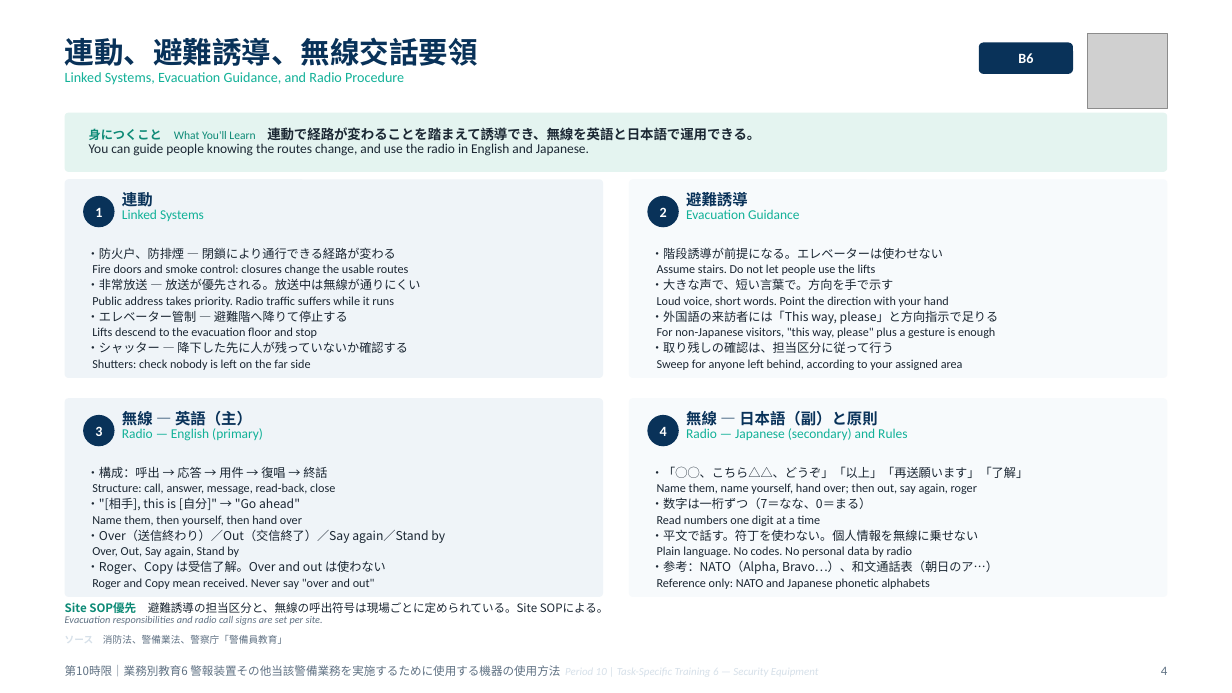
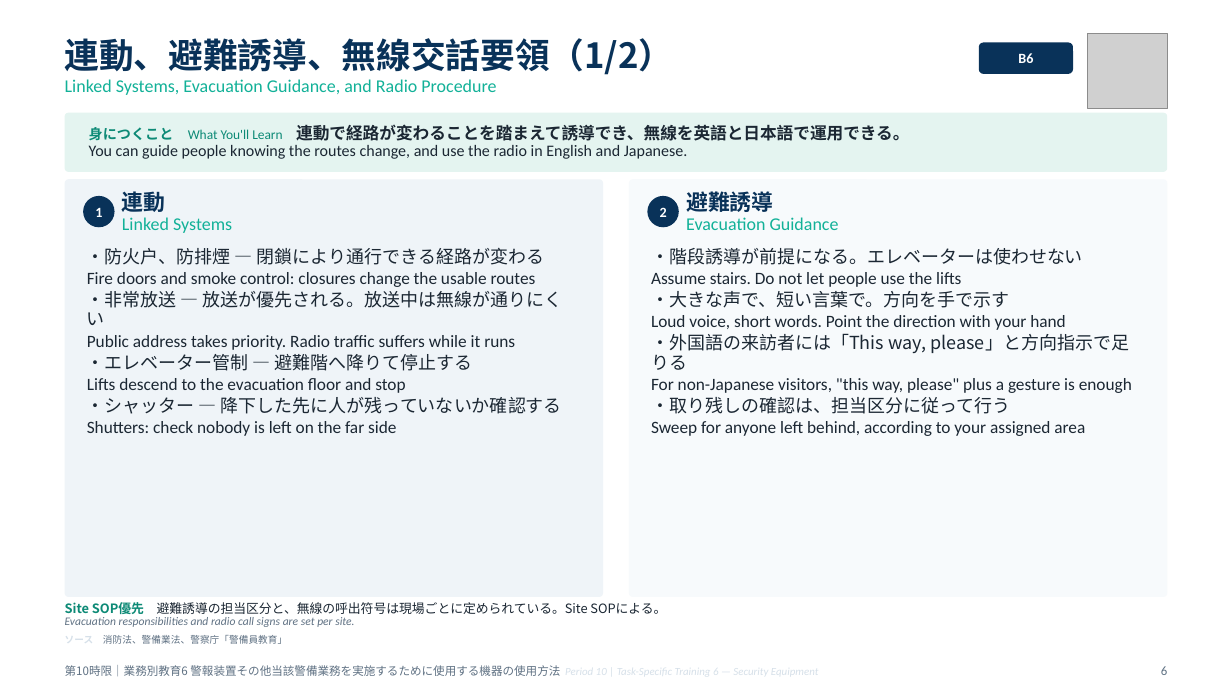
Before and after one commit to hrsmhiroshi-cpu/Training-, a slide deck: slide 6 of decks/06_10限_機器と総括.pptx (slide 4 before the commit). Drawn at 1232x693 pixels with LibreOffice and Linux fonts; fonts in the diff are those of the drawing; grey boxes stand for pictures. Boxes give left, top, right and bottom in pixels: in the first picture for what was removed or moved away, otherwise in the second. Text is boxed around its words. In the diff, an @@ line names an element or a change of style, - is before the commit and + after.

```diff
--- a/decks/06_10限_機器と総括.pptx
+++ b/decks/06_10限_機器と総括.pptx
@@ text at (x1=65, y1=38, x2=674, y2=75): text changed; size 23 to 27 pt @@
-連動、避難誘導、無線交話要領
+連動、避難誘導、無線交話要領（1/2）
@@ text at (x1=65, y1=79, x2=496, y2=95): size 11 to 14 pt in "Linked Systems, Evacuation Guidance, and Radio Procedure" @@
@@ text "身につくこと What You'll Learn 連動で経路が変わることを踏まえて誘導でき、無線を英語と日本語で運用でき ..." at (x1=89, y1=124, x2=909, y2=159): size 9.5 to 11 pt in "身につくこと"; size 9 to 10.5 pt in "What You'll Learn"; size 10.5 to 13 pt in "連動で経路が変わることを踏まえて誘導でき、無線を英語と日本語で運用できる。"; size 10.5 to 12.5 pt in "You can guide people knowing the routes ..." @@
@@ rounded rectangle resized from (x1=65, y1=179, x2=604, y2=378) to (x1=65, y1=179, x2=604, y2=597) @@
@@ rounded rectangle at (x1=65, y1=179, x2=604, y2=597): proportions changed @@
@@ rounded rectangle at (x1=629, y1=179, x2=1168, y2=597): proportions changed @@
@@ rounded rectangle resized from (x1=629, y1=179, x2=1168, y2=378) to (x1=629, y1=179, x2=1168, y2=597) @@
@@ text "連動" at (x1=122, y1=188, x2=232, y2=233): size 12 to 17 pt in "連動"; size 10.5 to 14 pt in "Linked Systems" @@
@@ text "避難誘導" at (x1=686, y1=188, x2=839, y2=230): size 12 to 17 pt in "避難誘導"; size 10.5 to 14 pt in "Evacuation Guidance" @@
@@ text "・防火戸、防排煙 ― 閉鎖により通行できる経路が変わる" at (x1=87, y1=248, x2=563, y2=436): size 9.5 to 14 pt in "・防火戸、防排煙 ― 閉鎖により通行できる経路が変わる", "・非常放送 ― 放送が優先される。放送中は無線が通りにくい", "・エレベーター管制 ― 避難階へ降りて停止する", "・シャッター ― 降下した先に人が残っていないか確認する"; size 9.5 to 13.5 pt in "Fire doors and smoke control: closures change ...", "Public address takes priority. Radio traffic suffers ...", "Lifts descend to the evacuation floor and ...", "Shutters: check nobody is left on the ..." @@
@@ text "・階段誘導が前提になる。エレベーターは使わせない" at (x1=651, y1=248, x2=1132, y2=436): size 9.5 to 14 pt in "・階段誘導が前提になる。エレベーターは使わせない", "・大きな声で、短い言葉で。方向を手で示す", "・外国語の来訪者には「This way, please」と方向指示で足りる", "・取り残しの確認は、担当区分に従って行う"; size 9.5 to 13.5 pt in "Assume stairs. Do not let people use ...", "Loud voice, short words. Point the direction ...", "For non-Japanese visitors, "this way, please" plus ...", "Sweep for anyone left behind, according to ..." @@
@@ rounded rectangle removed at (x1=65, y1=398, x2=604, y2=597) @@
@@ ellipse removed at (x1=83, y1=415, x2=115, y2=446) @@
@@ text removed at (x1=122, y1=408, x2=263, y2=441) @@
-無線 ― 英語（主）
-Radio — English (primary)
@@ rounded rectangle removed at (x1=629, y1=398, x2=1168, y2=597) @@
@@ ellipse removed at (x1=648, y1=415, x2=679, y2=446) @@
@@ text removed at (x1=686, y1=408, x2=907, y2=440) @@
-無線 ― 日本語（副）と原則
-Radio — Japanese (secondary) and Rules
@@ text removed at (x1=95, y1=426, x2=102, y2=436) @@
-3
@@ text removed at (x1=660, y1=427, x2=667, y2=436) @@
-4
@@ text removed at (x1=87, y1=466, x2=445, y2=589) @@
-・構成：呼出 → 応答 → 用件 → 復唱 → 終話
-Structure: call, answer, message, read-back, close
-・"[相手], this is [自分]" → "Go ahead"
-Name them, then yourself, then hand over
-・Over（送信終わり）／Out（交信終了）／Say again／Stand by
-Over, Out, Say again, Stand by
-・Roger、Copy は受信了解。Over and out は使わない
-Roger and Copy mean received. Never say "over and out"
@@ text removed at (x1=651, y1=466, x2=1028, y2=589) @@
-・「◯◯、こちら△△、どうぞ」「以上」「再送願います」「了解」
-Name them, name yourself, hand over; then out, say again, roger
-・数字は一桁ずつ（7＝なな、0＝まる）
-Read numbers one digit at a time
-・平文で話す。符丁を使わない。個人情報を無線に乗せない
-Plain language. No codes. No personal data by radio
-・参考：NATO（Alpha, Bravo…）、和文通話表（朝日のア…）
-Reference only: NATO and Japanese phonetic alphabets
@@ text "Site SOP優先 避難誘導の担当区分と、無線の呼出符号は現場ごとに定められている。Site SOPによる。" at (x1=65, y1=602, x2=666, y2=627): size 9 to 10 pt in "Site SOP優先 避難誘導の担当区分と、無線の呼出符号は現場ごとに定められている。Site SOPによる。"; size 8 to 9 pt in "Evacuation responsibilities and radio call signs are ..." @@
@@ text at (x1=1161, y1=666, x2=1167, y2=675): text changed @@
-4
+6
```
Also in this commit, not shown: 12 other slides changed, 4 slides added, 7 other files.
